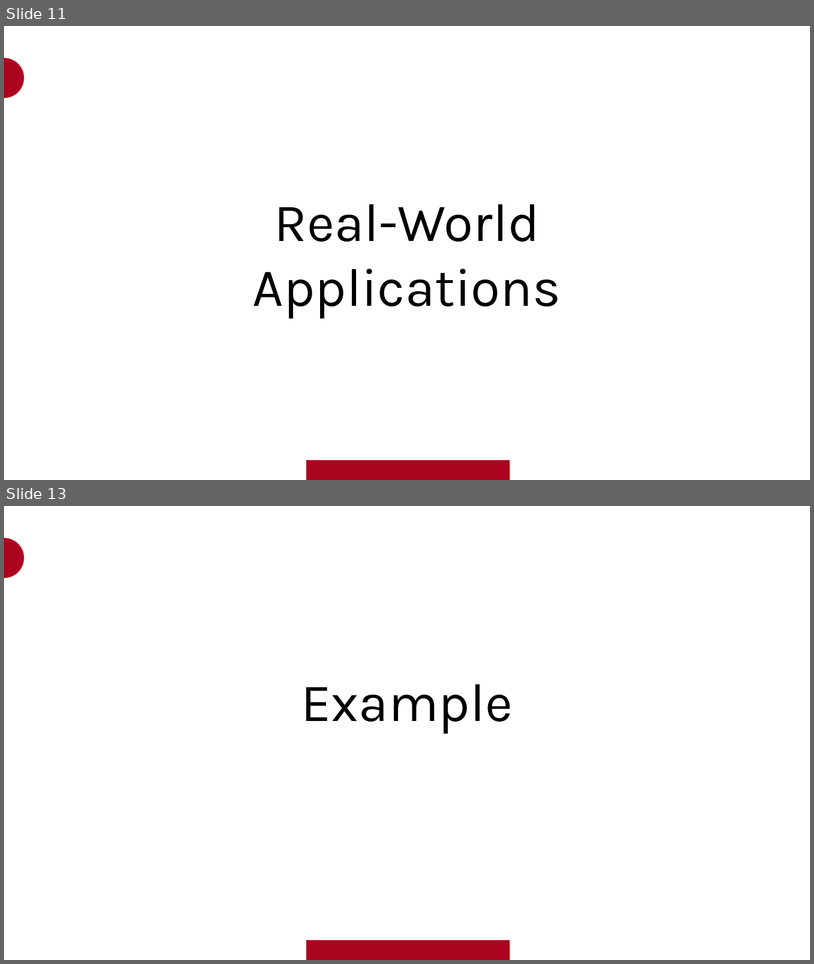
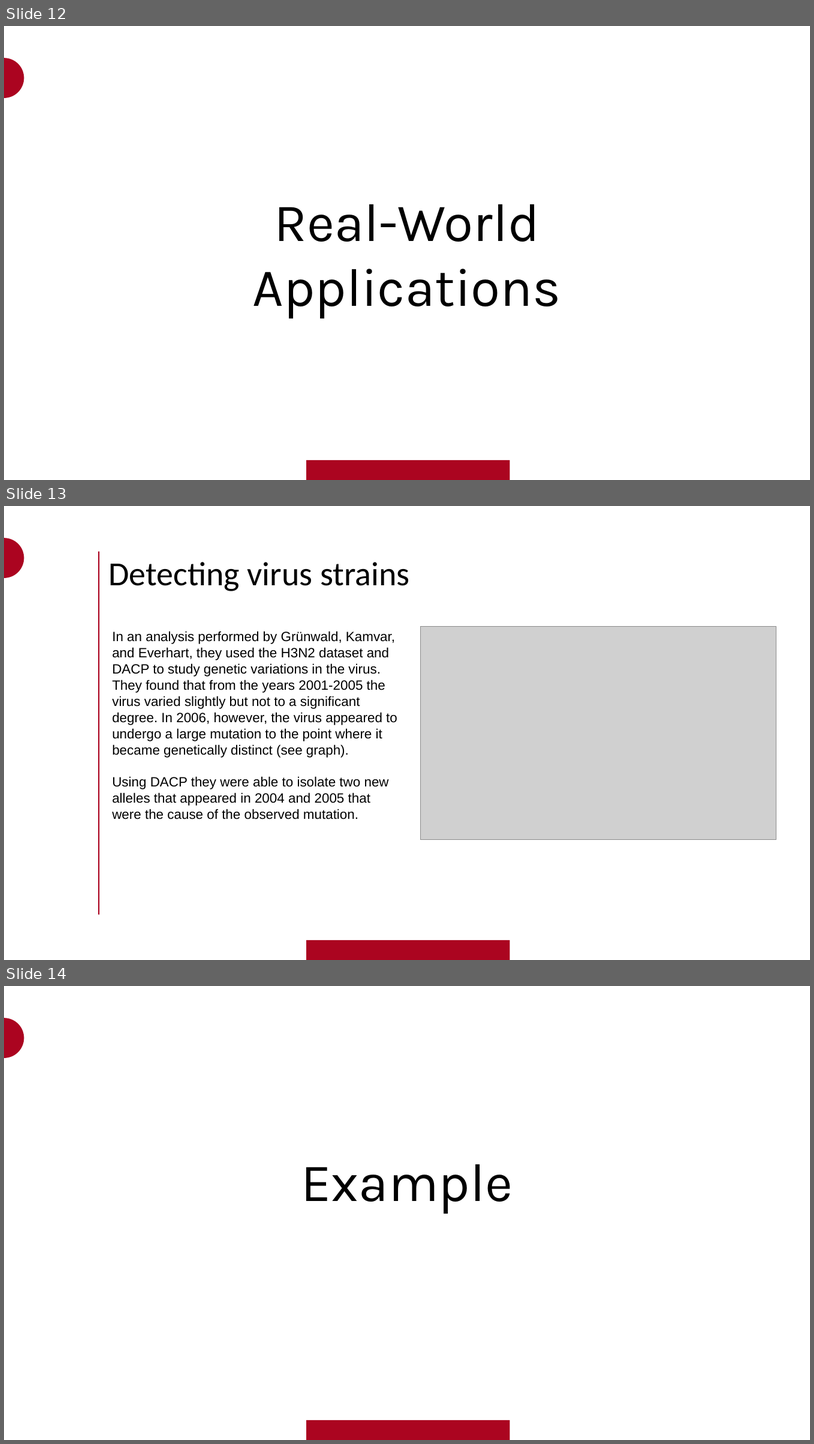
Before and after one commit to rileymawson/INFO_523_DAPC, a slide deck: DAPC_Info_523_RPM_BJMM.pptx. Shown one above the other, each under a label of ours: slides 11 and 13 before the commit, slides 12, 13 and 14 after it; the slides between them are not shown. The pictures are 814x964 and 814x1444 pixels, drawn with LibreOffice and Linux fonts; fonts in the diff are those of the drawing; grey boxes stand for pictures; background and template pictures are left out. Boxes give left, top, right and bottom in pixels: in the first picture for what was removed or moved away, otherwise in the second. Text is boxed around its words. In the diff, an @@ line names an element or a change of style, - is before the commit and + after.

```diff
--- a/DAPC_Info_523_RPM_BJMM.pptx
+++ b/DAPC_Info_523_RPM_BJMM.pptx
@@ slide 13 added at box(4, 506, 810, 960), background #FFFFFF; not listed: 2 template elements that a slide beside it also shows @@
@@ freeform shape added at box(98, 551, 99, 914), fill #AB0420 @@
@@ title added at box(109, 562, 410, 591), 60 pt, text #000000 @@
+Detecting virus strains
@@ text added at box(112, 631, 398, 819), 24 pt, text #000000 @@
+In an analysis performed by Grünwald, Kamvar, and Everhart, they used the H3N2 dataset and DACP to study genetic variations in the virus. They found that from the years 2001-2005 the virus varied slightly but not to a significant degree. In 2006, however, the virus appeared to undergo a large mutation to the point where it became genetically distinct (see graph).
+Using DACP they were able to isolate two new alleles that appeared in 2004 and 2005 that were the cause of the observed mutation.
@@ picture added at box(420, 626, 776, 840) @@
@@ what was slide 11 is now slide 12 @@
@@ what was slide 13 is now slide 14 @@
```
Also in this commit, not shown: 4 slides changed, 3 other slides added, 2 slides removed.
